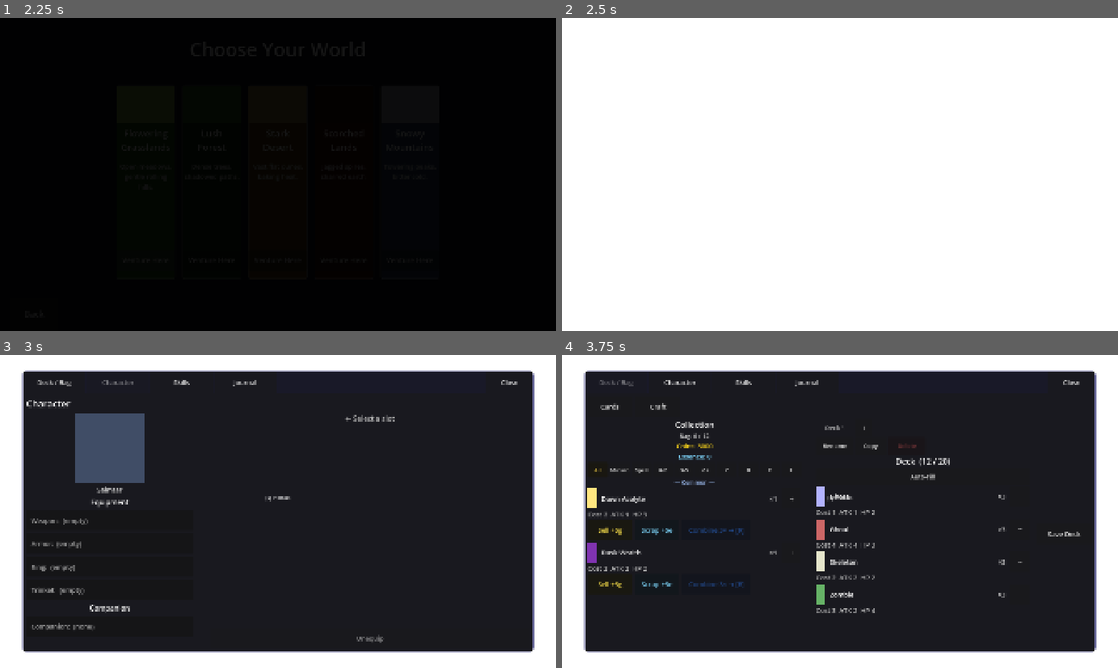
Above: before the commit, frames 1-4 (two rows, left to right).
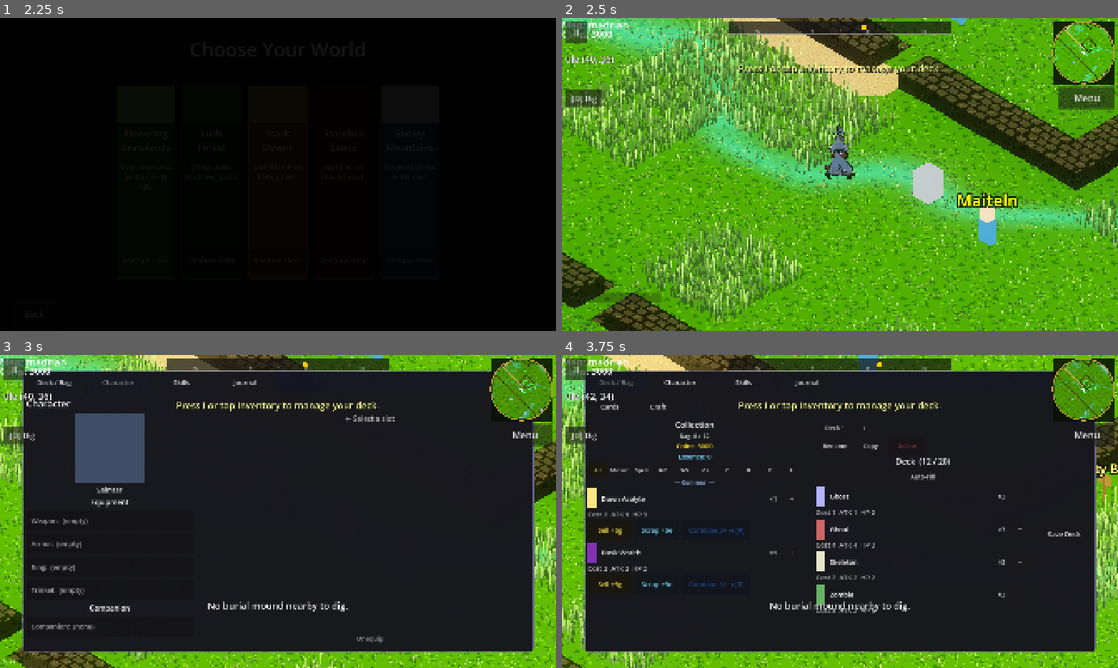
Above: after the commit, the same moments.

Repository: ChrisPauly97/pear-pudding-godot
Game: Godot game, scene res://scenes/ui/MenuScene.tscn
The game is run twice, just before and just after one commit, with the same random seed, the same clock (stepped at 60 frames per second) and the same inputs. Sound files missing from this copy of the repository are replaced by a short silence.
Inputs (mouse positions are in pixels of both pictures, inside the frame that each line leads up to):
- Up to frame 1 (2.25 s): click "New Game" at 0.5 s; click "New Game" at 1.25 s; click "Venture Here" at 2 s
- Up to frame 2 (2.5 s): no input
- Up to frame 3 (3 s): tap I (inventory) at 2.75 s; move the mouse to (400, 495) at 2.77 s; hold D (move_right) from 2.78 s (still down); hold C (character) from 2.78 s (still down); click (400, 495) at 2.92 s
- Up to frame 4 (3.75 s): tap Space (jump) at 3.02 s; release D (move_right) at 3.5 s; release C (character) at 3.5 s; tap I (inventory) at 3.5 s; drag from (728, 527) to (812, 574) at 3.52 s

Frame 1 is identical in both runs. In frame 2, 100% of the frame differs, in the area x 0-100%, y 0-100%; in frame 3, 20%; in frame 4, 20%.
Error before the commit: Parse Error: Identifier "CHUNK_SIZE" not declared in the current scope. (res://game_logic/world/WorldMap.gd:643)
Error after the commit: Invalid call. Nonexistent function 'refresh_xp_bar' in base 'Nil'. (res://scenes/world/WorldScene.gd:403)

Commit message:
Fix WorldScene/MapEditor parse errors blocking terrain & map rendering
Three latent parse errors cascaded into WorldScene and MapEditorScene
failing to compile — so terrain never rendered, the map overlay never
opened, and the map editor crashed on launch:

1. WorldMap.gd:643-644 referenced bare CHUNK_SIZE. Commit 1c5ff57
   (TID-276/277/278) deleted `const CHUNK_SIZE := 16` and switched the
   other uses to IsoConst.CHUNK_SIZE but missed these two lines, leaving
   an undeclared identifier. WorldScene and MapEditorScene both preload
   WorldMap, so both failed to compile. → IsoConst.CHUNK_SIZE.

2. ChunkRenderer.gd:178 called ChunkRenderer.prepare_terrain() but the
   file has no class_name, so the self-reference was undeclared and broke
   ChunkRenderer (preloaded by WorldScene). prepare_terrain is a static
   method in the same file → call it unqualified.

3. MapViewOverlay (extends CanvasLayer) and BlacksmithScene (extends
   Control) called attach_drag_scroll(), added in 507d0c8, but neither
   extends BaseOverlay where it's defined. attach_drag_scroll uses no
   instance state, so make it a static func on BaseOverlay and call it as
   BaseOverlay.attach_drag_scroll() from the two non-subclass scenes. The
   9 BaseOverlay subclasses keep calling it unqualified (resolves to the
   inherited static method). WorldScene preloads MapViewOverlay, so this
   was the final blocker on terrain/map rendering.

Verified: full headless editor import now reports zero parse/compile
errors; WorldScene, MapEditorScene, MapViewOverlay, WorldMap,
ChunkRenderer and BlacksmithScene all load. Test suite 1178->1181 passing
with no new failures.

Co-Authored-By: Claude Opus 4.8 <noreply@anthropic.com>
Claude-Session: https://claude.ai/code/session_01Qt967Q5gCKRQPe5HS2k5Rx

Diff:
--- a/game_logic/world/WorldMap.gd
+++ b/game_logic/world/WorldMap.gd
@@ -640,8 +640,8 @@
 			cd.set_height(lx, lz, get_height(tx0 + lx, tz0 + lz))
 	var wx0: float = float(tx0) * TILE_SIZE
 	var wz0: float = float(tz0) * TILE_SIZE
-	var wx1: float = wx0 + float(CHUNK_SIZE) * TILE_SIZE
-	var wz1: float = wz0 + float(CHUNK_SIZE) * TILE_SIZE
+	var wx1: float = wx0 + float(IsoConst.CHUNK_SIZE) * TILE_SIZE
+	var wz1: float = wz0 + float(IsoConst.CHUNK_SIZE) * TILE_SIZE
 	for e in enemies:
 		if e["x"] >= wx0 and e["x"] < wx1 and e["z"] >= wz0 and e["z"] < wz1:
 			cd.enemies.append(e)
--- a/scenes/ui/BaseOverlay.gd
+++ b/scenes/ui/BaseOverlay.gd
@@ -78,7 +78,7 @@
 # Works on the container's background and on child controls that let events
 # through (Labels, separators, etc.). Interactive controls (Button, HSlider)
 # still handle their own input normally.
-func attach_drag_scroll(scroll: ScrollContainer) -> void:
+static func attach_drag_scroll(scroll: ScrollContainer) -> void:
 	var drag_start := [0.0]
 	var scroll_start := [0]
 	var dragging := [false]
--- a/scenes/ui/BlacksmithScene.gd
+++ b/scenes/ui/BlacksmithScene.gd
@@ -84,7 +84,7 @@
 	_weapon_scroll.size_flags_vertical = Control.SIZE_EXPAND_FILL
 	_weapon_scroll.custom_minimum_size = Vector2(0.0, _ref * 0.30)
 	root_vbox.add_child(_weapon_scroll)
-	attach_drag_scroll(_weapon_scroll)
+	BaseOverlay.attach_drag_scroll(_weapon_scroll)
 
 	_weapon_list = VBoxContainer.new()
 	_weapon_list.size_flags_horizontal = Control.SIZE_EXPAND_FILL
--- a/scenes/ui/MapViewOverlay.gd
+++ b/scenes/ui/MapViewOverlay.gd
@@ -319,7 +319,7 @@
 	_travel_panel.size = Vector2(panel_w - vh * 0.02, panel_h - vh * 0.055)
 	_travel_panel.position = Vector2(px + vh * 0.01, py + vh * 0.048)
 	add_child(_travel_panel)
-	attach_drag_scroll(_travel_panel)
+	BaseOverlay.attach_drag_scroll(_travel_panel)
 
 	var vbox := VBoxContainer.new()
 	vbox.size_flags_horizontal = Control.SIZE_EXPAND_FILL
--- a/scenes/world/ChunkRenderer.gd
+++ b/scenes/world/ChunkRenderer.gd
@@ -175,7 +175,7 @@
 	for child in get_children():
 		child.queue_free()
 	_physics_built = false
-	var terrain_res: Dictionary = ChunkRenderer.prepare_terrain(
+	var terrain_res: Dictionary = prepare_terrain(
 		_chunk_data, snap[0], snap[1], snap[2], snap[3], snap[4], world_seed)
 	_terrain_hmap = terrain_res["hmap"]
 	_terrain_chunk_world = terrain_res["chunk_world"]
